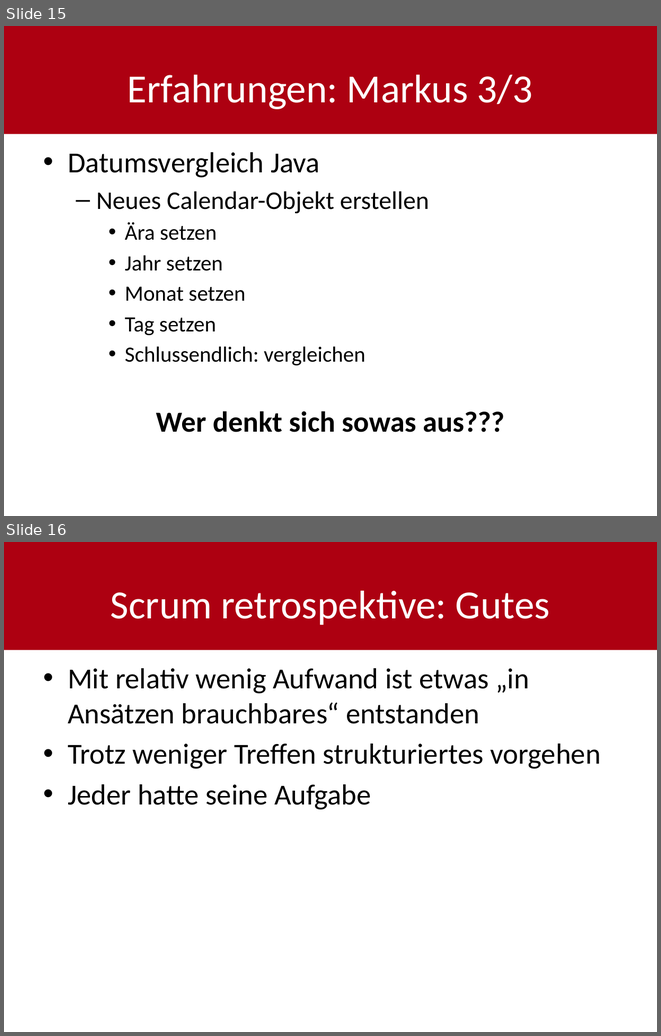
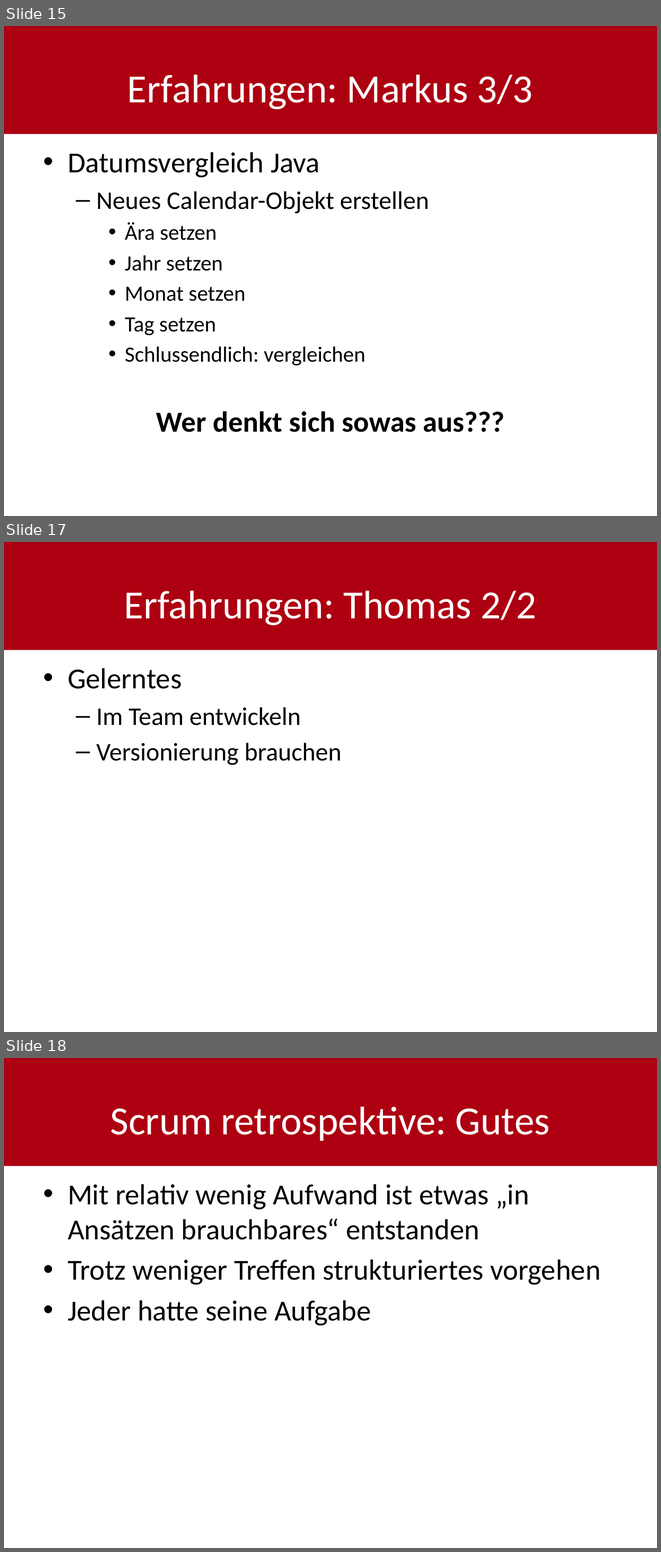
Before and after one commit to shylux/ch.bfh.bti7081.s2015.rot, a slide deck: doc/task14/Schlusspräsentation.pptx. Shown one above the other, each under a label of ours: slides 15 and 16 before the commit, slides 15, 17 and 18 after it; the slides between them are not shown. The pictures are 661x1036 and 661x1552 pixels, drawn with LibreOffice and Linux fonts; fonts in the diff are those of the drawing. Boxes give left, top, right and bottom in pixels: in the first picture for what was removed or moved away, otherwise in the second. Text is boxed around its words. In the diff, an @@ line names an element or a change of style, - is before the commit and + after.

Commit message:
added Erfahrungen Thomas

```diff
--- a/doc/task14/Schlusspräsentation.pptx
+++ b/doc/task14/Schlusspräsentation.pptx
@@ slide 17 added at bbox=[4, 542, 657, 1032], background #FFFFFF; not listed: 1 template element that a slide beside it also shows @@
@@ title added at bbox=[124, 590, 536, 625], 44 pt, text #FFFFFF @@
+Erfahrungen: Thomas 2/2
@@ text added at bbox=[68, 668, 342, 765], 28 pt, text #000000 @@
+• Gelerntes
+  – Im Team entwickeln
+  – Versionierung brauchen
@@ what was slide 16 is now slide 18 @@
```
Also in this commit, not shown: 1 slide changed, 1 other slide added.
